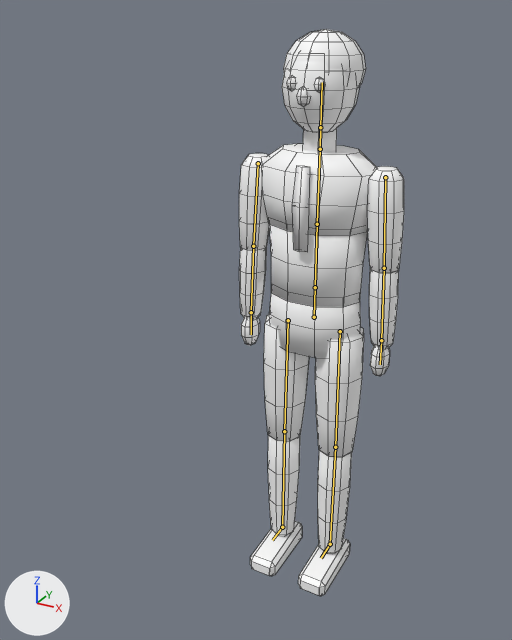
An edit to the Blender file v2/assets/sources/human.blend, drawn before and after from the same camera.
Both versions are drawn from a 50 mm camera at (0.825, -1.877, 1.836) aimed at (-0.063, -0.263, 1.029). Arrows for +X, +Y and +Z are at lower left; the lights stay in place. The first picture is the older version. The bones that bend it are drawn over the model as lines. Mesh edges are drawn as thin lines. Objects named as collision shapes, trigger or cutter boxes, shadow casters or lower levels of detail are left out.

In view in the first picture: 'human_LOD0'.
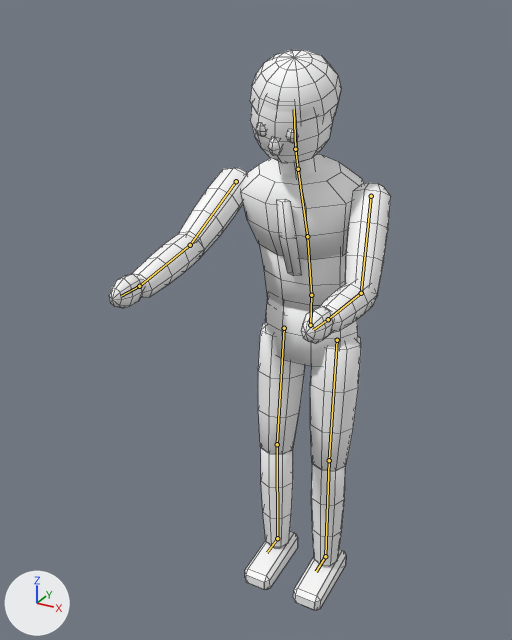
The newer file adds an action. The first version stands in its rest pose; the second is drawn at frame 11 of the action 'standplay'.

The change in detail:
Bone 'root' (bone_root) moves from (0.0, 0.0, 0.0) to (0.007, -0.01, 0.04).
Bone 'spine' (bone_spine) turns from (0, 0, 0) to (12, 0, 0) degrees about its own x, y and z.
Bone 'chest' (bone_chest) turns from (0, 0, 0) to (8, 2, 0) degrees about its own x, y and z.
Bone 'head' (bone_head) turns from (0, 0, 0) to (6, 0, -8) degrees about its own x, y and z.
Bone 'shoulder.L' (bone_shoulder_l) turns from (0, 0, 0) to (-51, -4, -7) degrees about its own x, y and z.
Bone 'elbow.L' (bone_elbow_l) turns from (0, 0, 0) to (-62, -4, -1) degrees about its own x, y and z.
Bone 'shoulder.R' (bone_shoulder_r) turns from (0, 0, 0) to (-79, 6, 9) degrees about its own x, y and z.
Bone 'elbow.R' (bone_elbow_r) turns from (0, 0, 0) to (-20, 1, 1) degrees about its own x, y and z.
Bone 'wrist.R' (bone_wrist_r) turns from (0, 0, 0) to (-12, 0, 0) degrees about its own x, y and z.
Bone 'hip.L' (bone_hip_l) turns from (0, 0, 0) to (-4, 0, 0) degrees about its own x, y and z.
Bone 'knee.L' (bone_knee_l) turns from (0, 0, 0) to (6, 0, 0) degrees about its own x, y and z.
Bone 'hip.R' (bone_hip_r) turns from (0, 0, 0) to (-4, 0, 0) degrees about its own x, y and z.
Bone 'knee.R' (bone_knee_r) turns from (0, 0, 0) to (6, 0, 0) degrees about its own x, y and z.

Where the change shows, as pixel boxes (x1, y1, x2, y2) in the pictures (512 x 640 px):
'human_LOD0', posed (70% wider): before (239, 29, 404, 596); after (109, 50, 391, 610)
bone 'root', root to tip: before (314, 317) to (315, 287); after (310, 325) to (311, 295)
bone 'spine', root to tip: before (315, 287) to (317, 224); after (311, 295) to (307, 236)
bone 'chest', root to tip: before (317, 224) to (320, 149); after (307, 236) to (298, 169)
bone 'head', root to tip: before (320, 127) to (322, 82); after (295, 149) to (294, 109)
bone 'shoulder.L', root to tip: before (385, 177) to (384, 268); after (371, 196) to (361, 293)
bone 'elbow.L', root to tip: before (384, 268) to (381, 340); after (361, 293) to (328, 319)
bone 'shoulder.R', root to tip: before (258, 163) to (253, 246); after (236, 181) to (190, 245)
bone 'elbow.R', root to tip: before (253, 246) to (251, 312); after (190, 245) to (139, 286)
bone 'wrist.R', root to tip: before (251, 312) to (251, 334); after (139, 286) to (121, 296)
bone 'hip.L', root to tip: before (340, 331) to (335, 447); after (337, 340) to (329, 460)
bone 'knee.L', root to tip: before (335, 447) to (330, 544); after (329, 460) to (325, 556)
bone 'hip.R', root to tip: before (288, 320) to (284, 431); after (284, 328) to (277, 444)
bone 'knee.R', root to tip: before (284, 431) to (282, 527); after (277, 444) to (277, 538)
